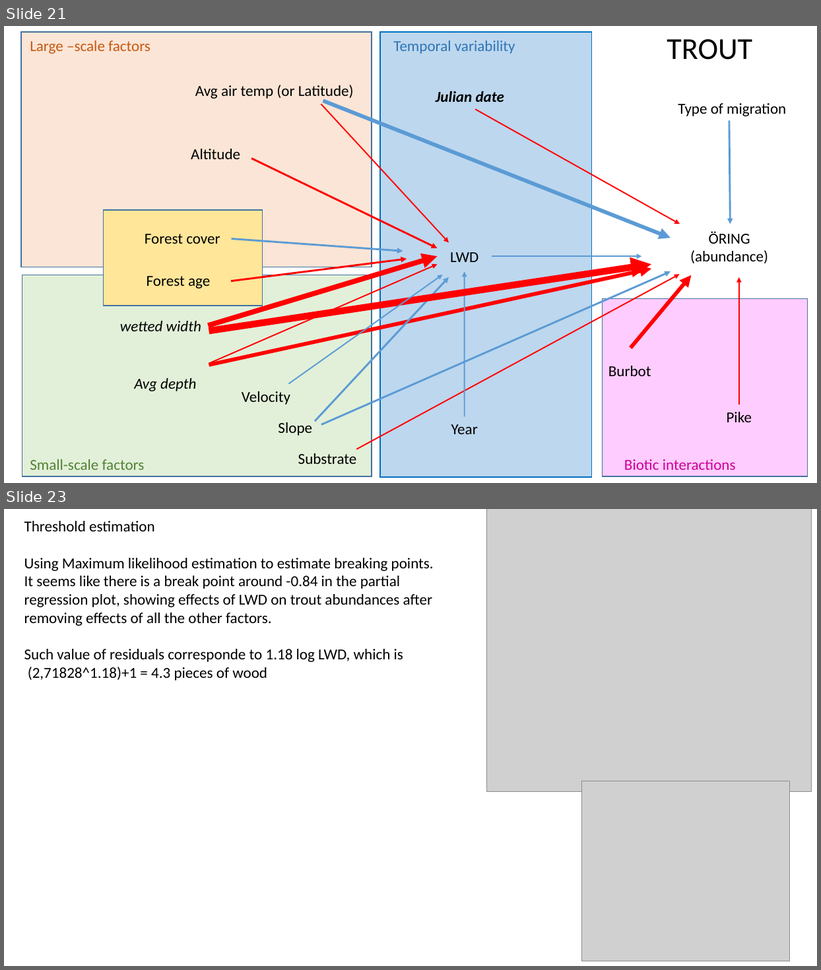
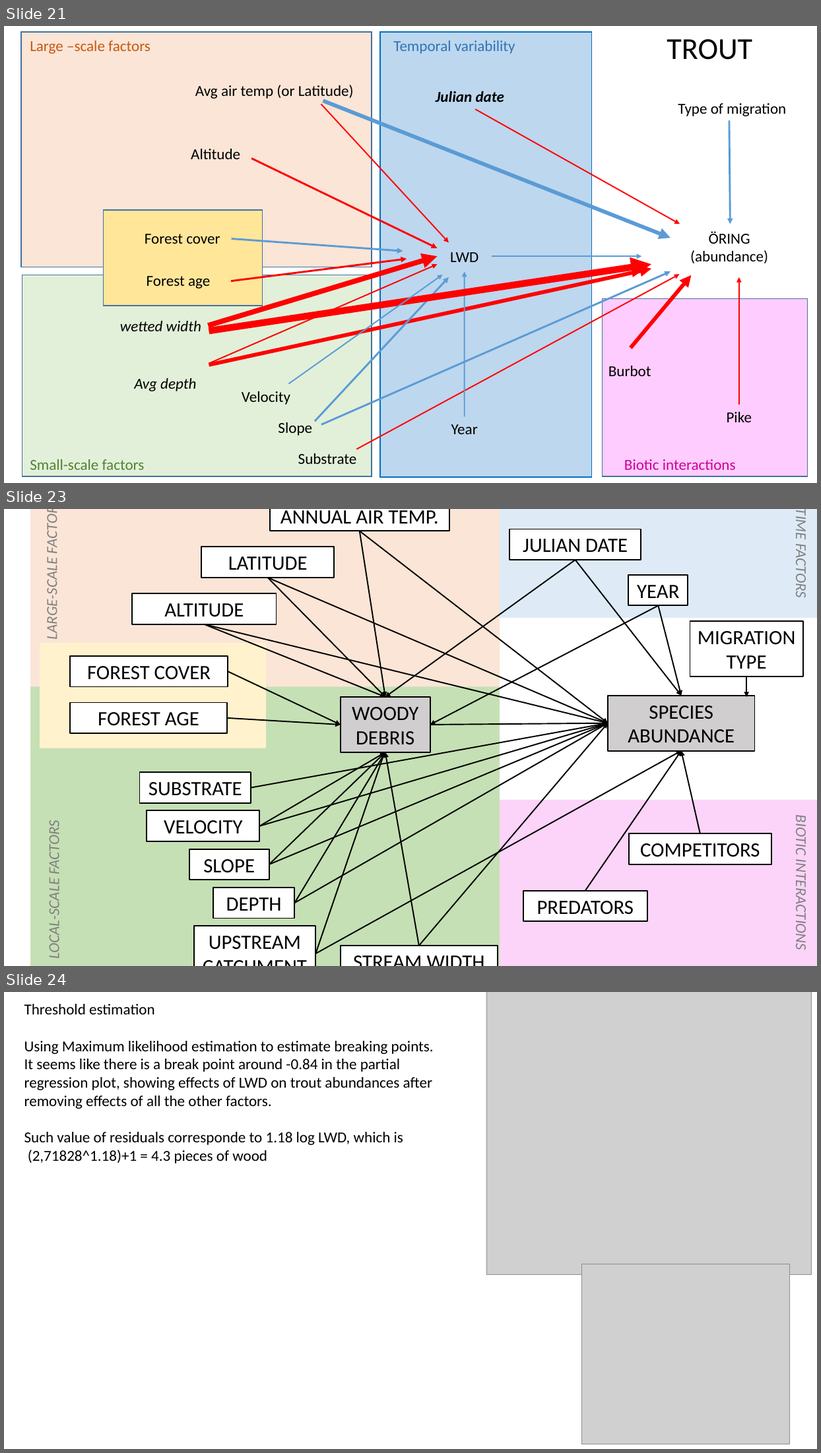
Before and after one commit to SerenaDonadi/Dod-ved, a slide deck: Electrofish data/LWD_analyses.pptx. Shown one above the other, each under a label of ours: slides 21 and 23 before the commit, slides 21, 23 and 24 after it; the slides between them are not shown. The pictures are 821x970 and 821x1453 pixels, drawn with LibreOffice and Linux fonts; fonts in the diff are those of the drawing; grey boxes stand for pictures. Boxes give left, top, right and bottom in pixels: in the first picture for what was removed or moved away, otherwise in the second. Text is boxed around its words. In the diff, an @@ line names an element or a change of style, - is before the commit and + after.

```diff
--- a/Electrofish data/LWD_analyses.pptx
+++ b/Electrofish data/LWD_analyses.pptx
@@ slide 23 added at (4, 509, 817, 966), background #FFFFFF @@
@@ group added at (30, 509, 817, 966): 27 arrows, 23 rectangles, 4 texts @@
+ANNUAL AIR TEMP.
+ALTITUDE
+STREAM WIDTH
+SUBSTRATE
+DEPTH
+SLOPE
+FOREST COVER
+FOREST AGE
+VELOCITY
+SPECIES ABUNDANCE
+JULIAN DATE
+YEAR
+PREDATORS
+MIGRATION TYPE
+LARGE-SCALE FACTORS
+LOCAL-SCALE FACTORS
+BIOTIC INTERACTIONS
+TIME FACTORS
+COMPETITORS
+LATITUDE
+UPSTREAM CATCHMENT
+WOODY DEBRIS
@@ what was slide 23 is now slide 24 @@
```
Also in this commit, not shown: 2 slides changed.
